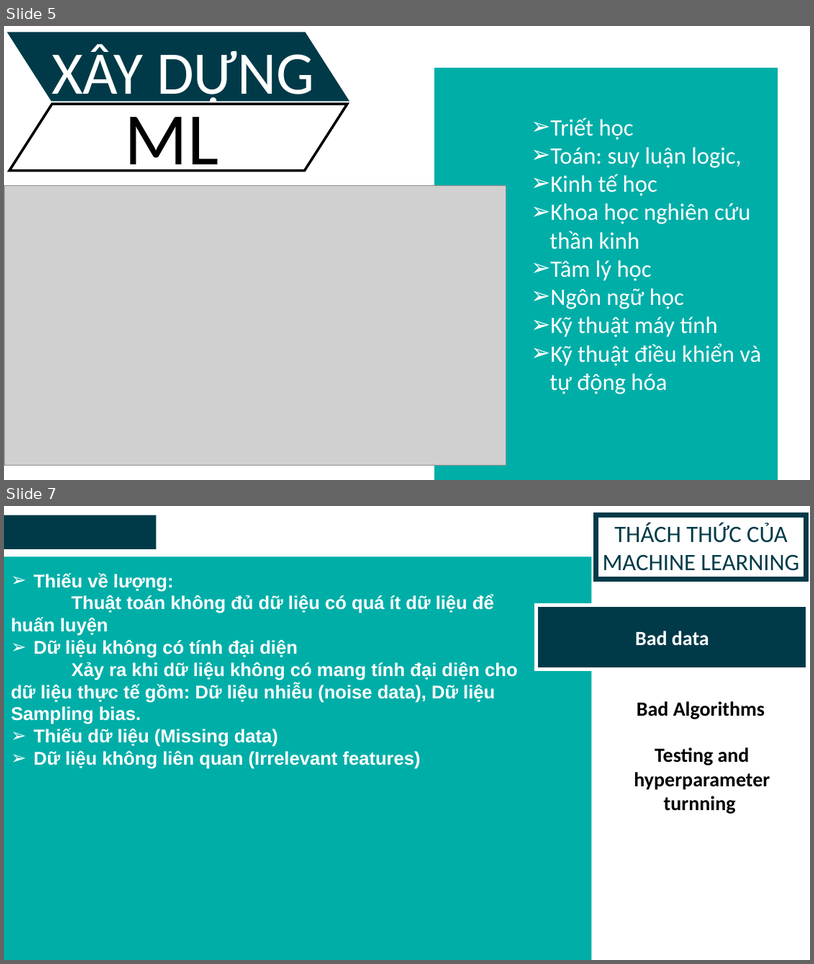
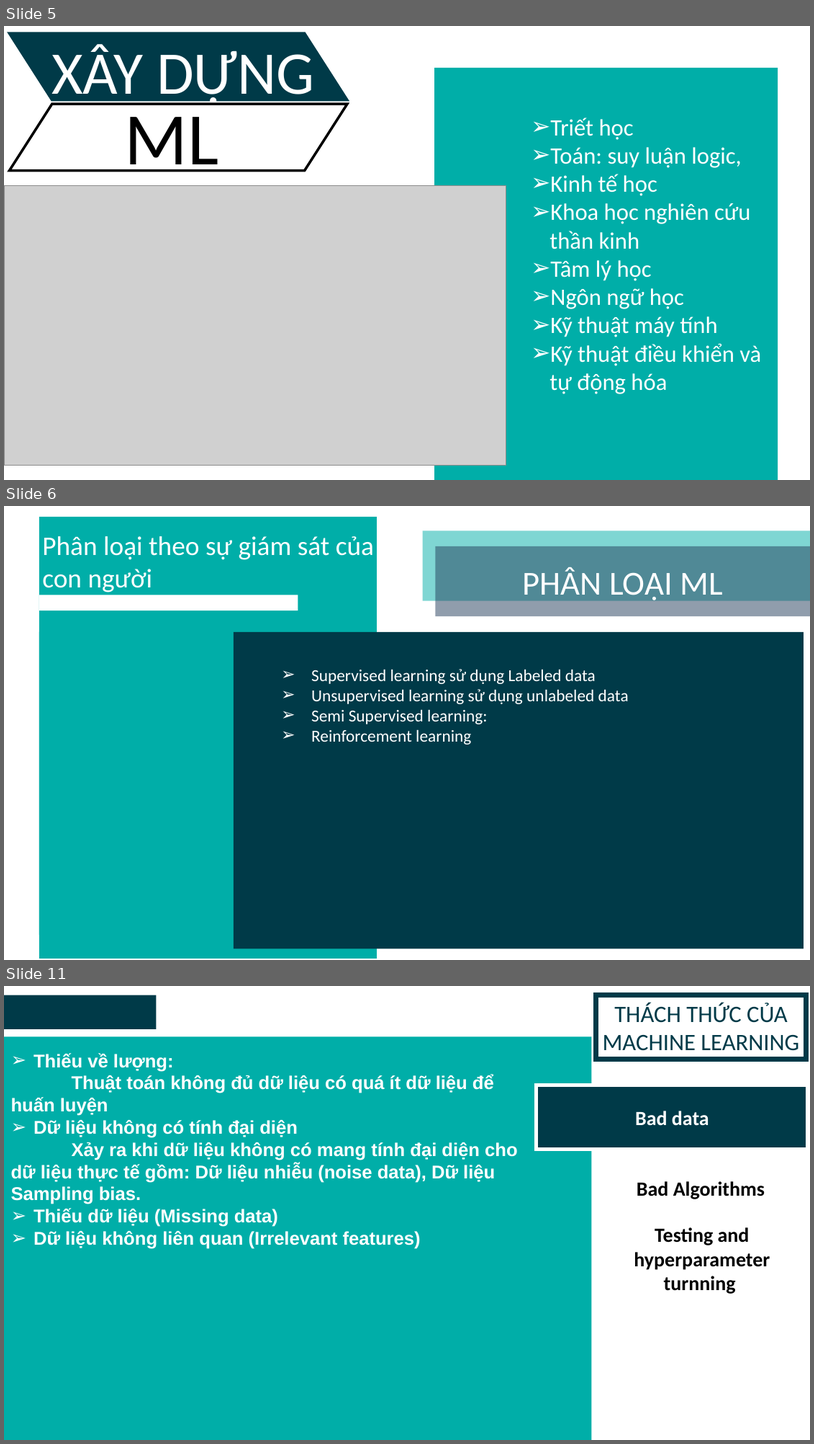
Before and after one commit to leecuongv/RealtimeMaskDetection, a slide deck: Nhom3_BaoCaoCuoiKy.pptx. Shown one above the other, each under a label of ours: slides 5 and 7 before the commit, slides 5, 6 and 11 after it; the slides between them are not shown. The pictures are 814x964 and 814x1444 pixels, drawn with LibreOffice and Linux fonts; fonts in the diff are those of the drawing; grey boxes stand for pictures. Boxes give left, top, right and bottom in pixels: in the first picture for what was removed or moved away, otherwise in the second. Text is boxed around its words. In the diff, an @@ line names an element or a change of style, - is before the commit and + after.

```diff
--- a/Nhom3_BaoCaoCuoiKy.pptx
+++ b/Nhom3_BaoCaoCuoiKy.pptx
@@ slide 6 added at (4, 506, 810, 960), background #FFFFFF @@
@@ rectangle added at (39, 517, 377, 958), fill #00AEA8 @@
@@ text added at (42, 536, 374, 592), 32 pt, text #FFFFFF @@
+Phân loại theo sự giám sát của con người
@@ rectangle added at (422, 530, 810, 601), fill #00AEA8 at 50% opacity @@
@@ freeform shape added at (436, 546, 810, 617), fill #223D5A at 50% opacity, 40 pt, text #FFFFFF @@
+PHÂN LOẠI ML
@@ rectangle added at (39, 595, 298, 610), fill #FFFFFF @@
@@ rectangle added at (39, 632, 211, 935), fill #00AEA8 @@
@@ rectangle added at (233, 632, 804, 948), fill #003A48 @@
@@ text added at (311, 669, 629, 744), 20 pt, text #FFFFFF @@
+      ➢ Supervised learning sử dụng Labeled data
+      ➢ Unsupervised learning sử dụng unlabeled data
+      ➢ Semi Supervised learning:
+      ➢ Reinforcement learning
@@ what was slide 7 is now slide 11 @@
```
Also in this commit, not shown: 3 slides changed, 13 other slides added, 2 other files.
